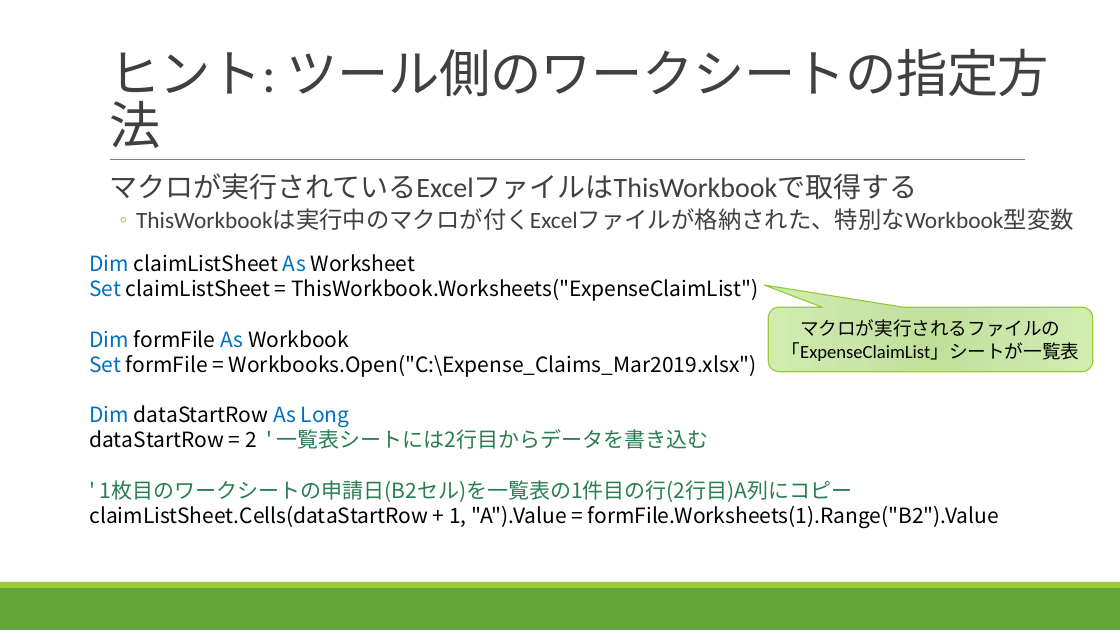
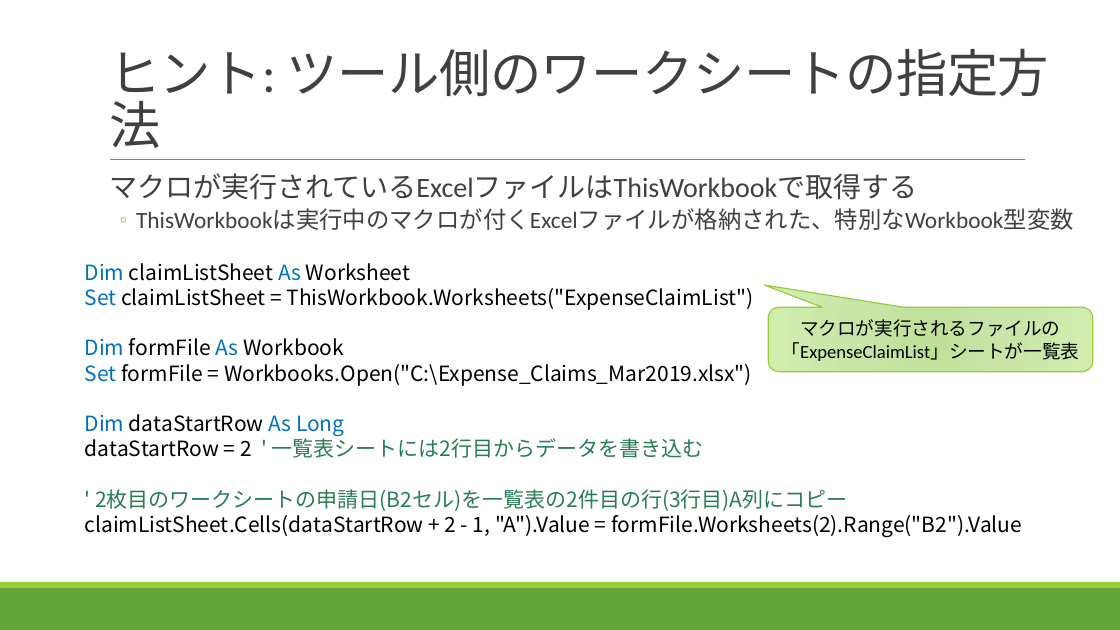
Before and after one commit to takeruko/vba-seminer-2019, a slide deck: slide 36 of contents/4/Excelマクロで学ぶVBA入門_第4回.pptx. Drawn at 1120x630 pixels with LibreOffice and Linux fonts; fonts in the diff are those of the drawing. Boxes give left, top, right and bottom in pixels: in the first picture for what was removed or moved away, otherwise in the second. Text is boxed around its words. In the diff, an @@ line names an element or a change of style, - is before the commit and + after.

```diff
--- a/contents/4/Excelマクロで学ぶVBA入門_第4回.pptx
+++ b/contents/4/Excelマクロで学ぶVBA入門_第4回.pptx
@@ text "Dim claimListSheet As Worksheet": place and size @@
-text "Dim claimListSheet As Worksheet" at (89,254,999,528)
+text "Dim claimListSheet As Worksheet" at (85,263,1022,537)
@@ text at (85,489,1022,537): text changed @@
-' 1枚目のワークシートの申請日(B2セル)を一覧表の1件目の行(2行目)A列にコピー
-claimListSheet.Cells(dataStartRow + 1, "A").Value = formFile.Worksheets(1).Range("B2").Value
+' 2枚目のワークシートの申請日(B2セル)を一覧表の2件目の行(3行目)A列にコピー
+claimListSheet.Cells(dataStartRow + 2 - 1, "A").Value = formFile.Worksheets(2).Range("B2").Value
```
Also in this commit, not shown: 1 other file.
